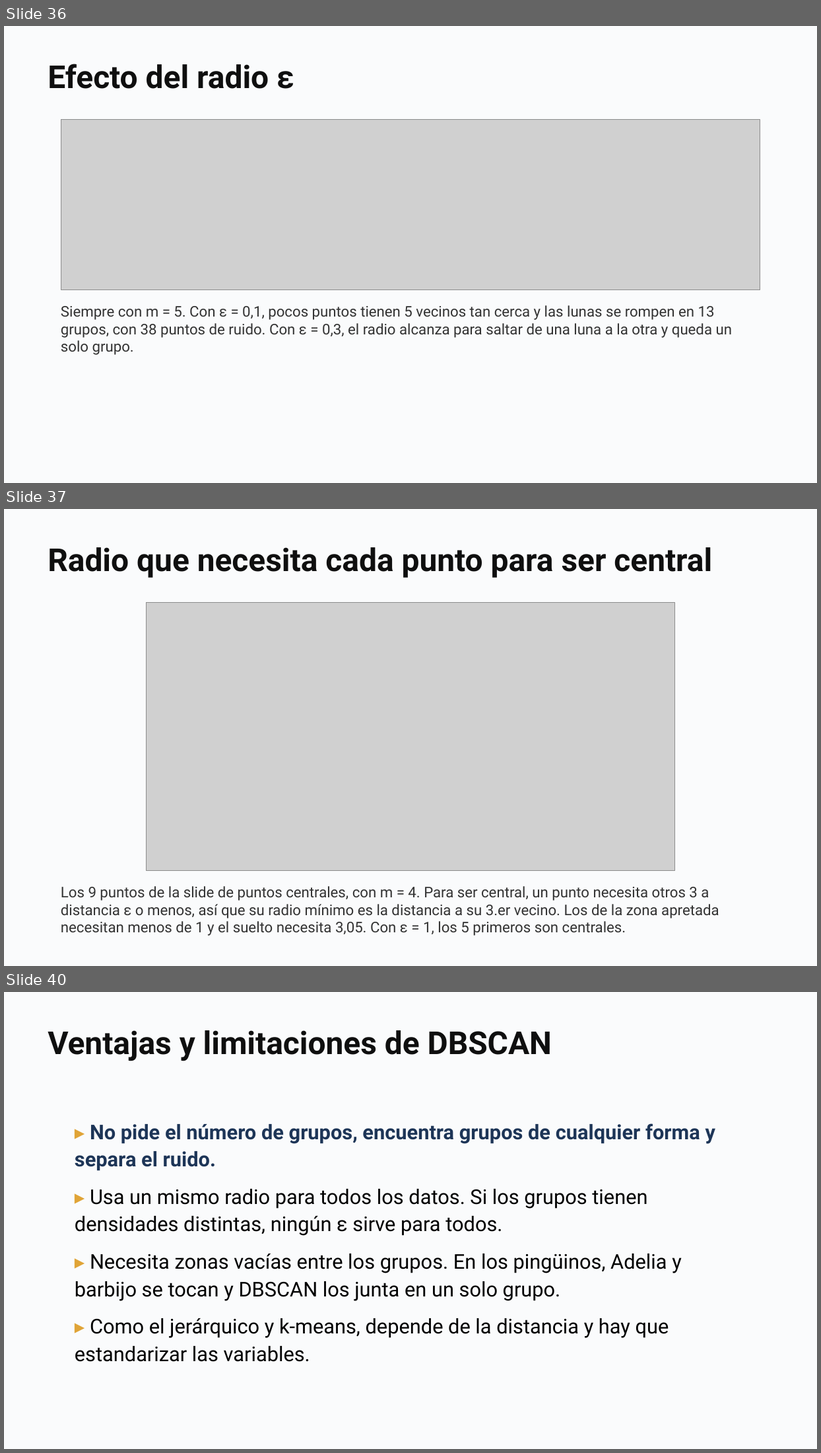
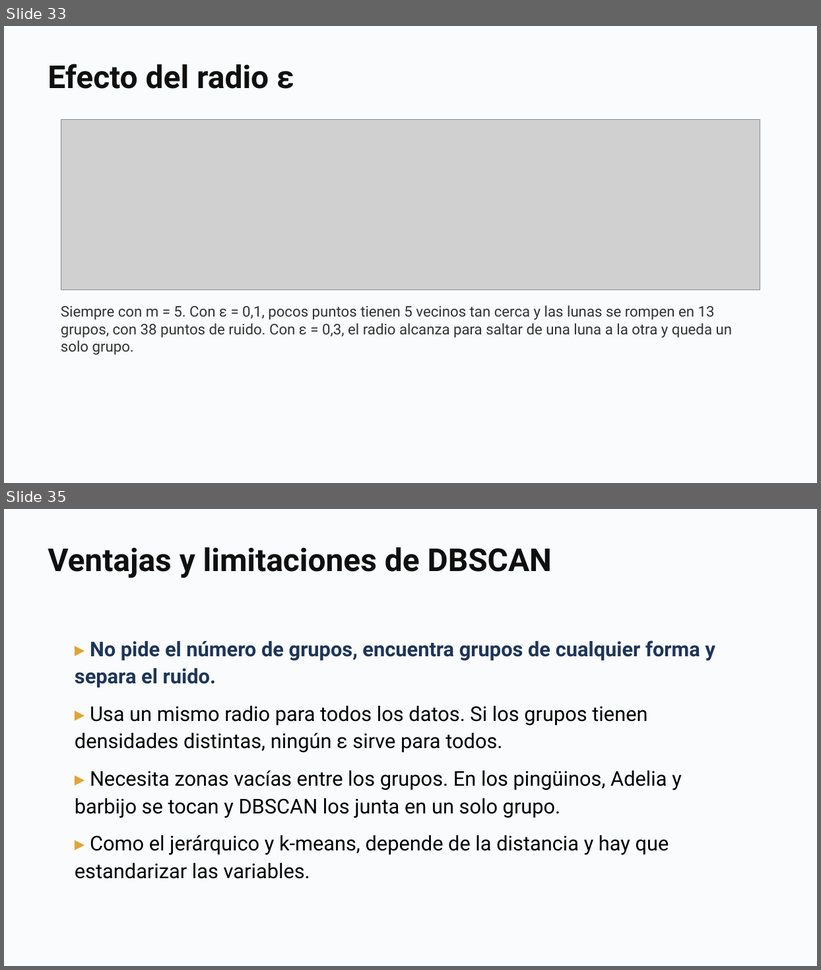
Before and after one commit to daniopitz/cienciadatos, a slide deck: presentaciones/clase09_clustering.pptx. Shown one above the other, each under a label of ours: slides 36, 37 and 40 before the commit, slides 33 and 35 after it; the slides between them are not shown. The pictures are 821x1453 and 821x970 pixels, drawn with LibreOffice and Linux fonts; fonts in the diff are those of the drawing; grey boxes stand for pictures. Boxes give left, top, right and bottom in pixels: in the first picture for what was removed or moved away, otherwise in the second. Text is boxed around its words. In the diff, an @@ line names an element or a change of style, - is before the commit and + after.

```diff
--- a/presentaciones/clase09_clustering.pptx
+++ b/presentaciones/clase09_clustering.pptx
@@ slide 37 removed at [4,509,817,966], background #FFFFFF @@
@@ rectangle removed at [4,509,817,966] @@
@@ text removed at [48,547,712,578] @@
-Radio que necesita cada punto para ser central
@@ picture removed at [147,603,675,871] @@
@@ text removed at [61,886,719,935] @@
-Los 9 puntos de la slide de puntos centrales, con m = 4. Para ser central, un punto necesita otros 3 a distancia ε o menos, así que su radio mínimo es la distancia a su 3.er vecino. Los de la zona apretada necesitan menos de 1 y el suelto necesita 3,05. Con ε = 1, los 5 primeros son centrales.
@@ what was slide 36 is now slide 33 @@
@@ what was slide 40 is now slide 35 @@
```
Also in this commit, not shown: 3 slides changed, 5 other slides removed, 2 other files.
